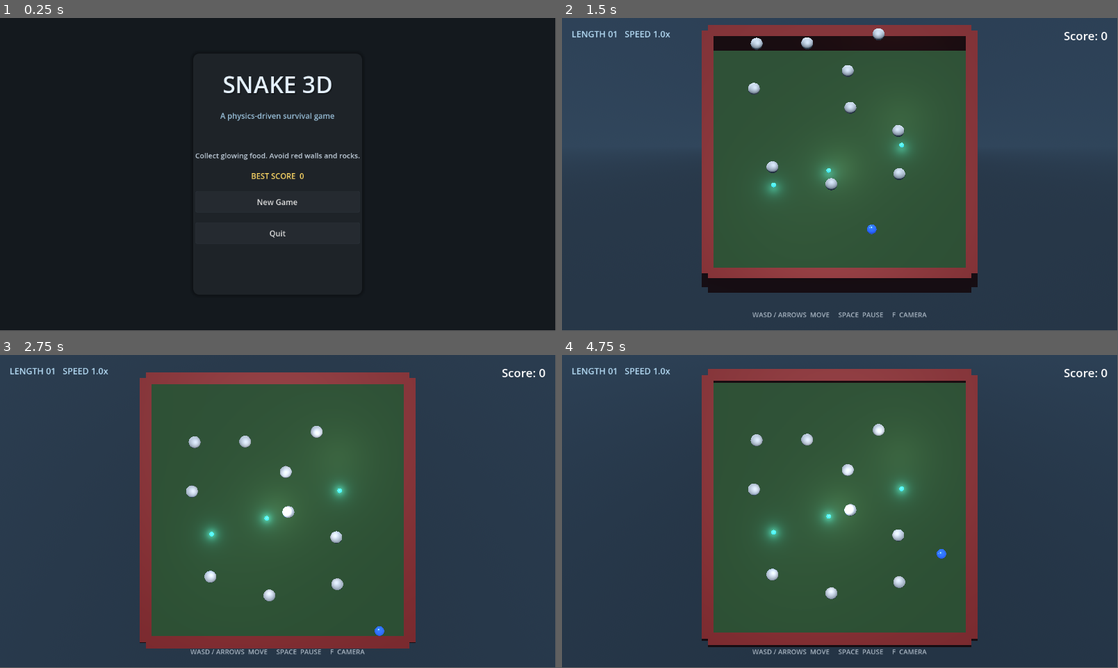
Above: before the commit, frames 1-4 (two rows, left to right).
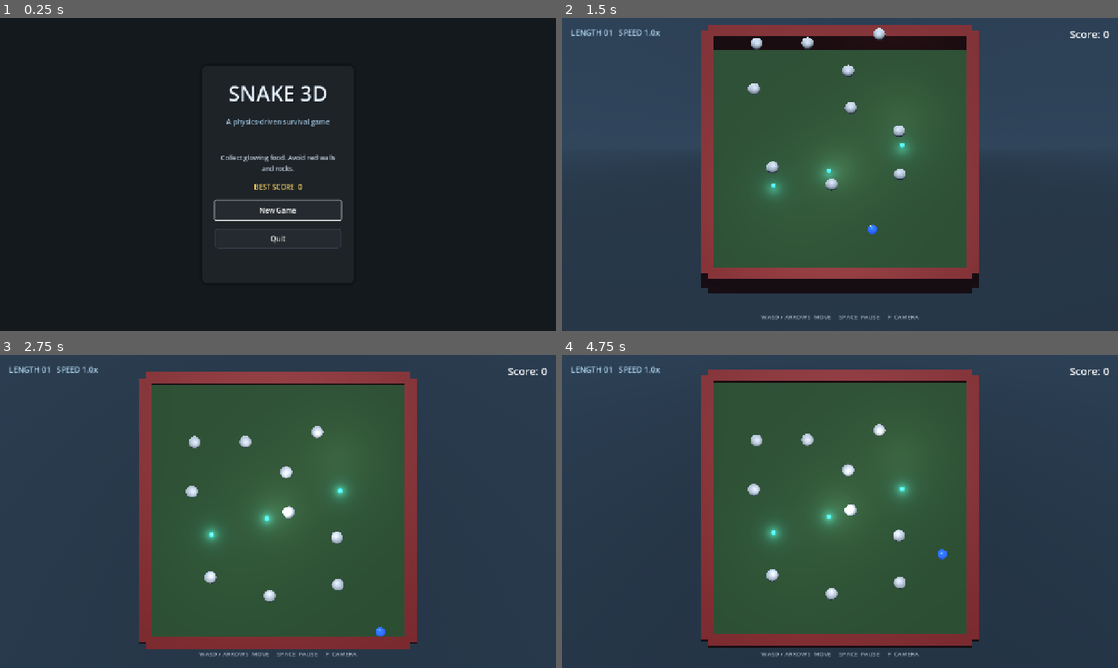
Above: after the commit, the same moments.

Repository: bluehexagons/snakeproject
Game: Godot game, scene res://scenes/main_menu.tscn
Same seed, same stepped clock (60 frames per second), same inputs: the game is played once before the commit and once after it.
Inputs:
- Up to frame 1 (0.25 s): no input
- Up to frame 2 (1.5 s): click "New Game" at 0.5 s; hold D (move_right) from 1.28 s (still down); hold F (toggle_camera_angle) from 1.28 s (still down)
- Up to frame 3 (2.75 s): release D (move_right) at 2.03 s; release F (toggle_camera_angle) at 2.03 s; hold S (move_down) from 2.03 s (still down); tap F (toggle_camera_angle) at 2.1 s
- Up to frame 4 (4.75 s): release S (move_down) at 2.75 s; click "Retry" at 2.75 s; hold D (move_right) 3.53-4.28 s; hold F (toggle_camera_angle) 3.53-4.28 s; hold W (move_up) from 4.28 s (still down); tap F (toggle_camera_angle) at 4.35 s
In our replay, the window is 799x449 before the commit and 800x450 after it. These sizes can differ from the game's own. Grey fills any space a smaller window leaves; there, only what the larger window draws over its background counts as a difference.

The runs differ from the first frame. In frame 1, 2.4% of the frame differs, in the area x 35-65%, y 18-74%; in frame 2, 1.6%; in frame 3, 1.9%; in frame 4, 1.9%.

Commit message:
Improve Windows support and modernize desktop verification

Diff:
--- a/project.godot
+++ b/project.godot
@@ -11,7 +11,7 @@
 [application]
 
 config/name="snake3d"
-config/version="0.3.0"
+config/version="0.4.0"
 run/main_scene="res://scenes/main_menu.tscn"
 config/features=PackedStringArray("4.7", "Mobile")
 config/icon="res://icon.svg"
@@ -21,6 +21,16 @@
 
 GameState="*res://scripts/game_state.gd"
 DebugTelemetry="*res://scripts/debug_telemetry.gd"
+
+[display]
+
+window/size/viewport_width=1280
+window/size/viewport_height=720
+window/size/window_width_override=1280
+window/size/window_height_override=720
+window/size/min_width=640
+window/size/min_height=480
+window/stretch/mode="canvas_items"
 
 [input]
 
--- a/scenes/main_menu.tscn
+++ b/scenes/main_menu.tscn
@@ -124,6 +124,7 @@
 theme_override_font_sizes/font_size = 15
 text = "Collect glowing food. Avoid red walls and rocks."
 horizontal_alignment = 1
+autowrap_mode = 2
 
 [node name="BestScoreLabel" type="Label" parent="Panel/VBoxContainer"]
 layout_mode = 2
--- a/scripts/game_manager.gd
+++ b/scripts/game_manager.gd
@@ -613,7 +613,13 @@
 		print("Emergency food spawn at fixed position")
 
 func _notification(what: int) -> void:
-	if what == NOTIFICATION_WM_CLOSE_REQUEST:
+	if what == NOTIFICATION_APPLICATION_FOCUS_OUT:
+		# Alt-Tab and minimizing must not leave a live snake in danger. Resume
+		# remains an explicit choice when the player returns to the window.
+		if is_node_ready() and not is_game_over and not is_paused and not is_gameplay_paused:
+			toggle_pause()
+			save_game_state()
+	elif what == NOTIFICATION_WM_CLOSE_REQUEST:
 		if is_quitting:
 			return
 		is_quitting = true
--- a/scripts/game_state.gd
+++ b/scripts/game_state.gd
@@ -1,7 +1,7 @@
 extends Node
 
-const SAVE_FILE = "user://save_game.dat"
-const BEST_SCORE_FILE = "user://best_score.dat"
+var save_file_path = "user://save_game.dat"
+var best_score_file_path = "user://best_score.dat"
 const SAVE_VERSION = 1
 const MAX_SAVED_SCORE = 2147483647
 const MAX_SAVED_POSITION = 1000.0
@@ -9,6 +9,18 @@
 const MAX_SAVED_FOOD = 100
 const MAX_SAVED_ROCKS = 1000
 
+# Verification explicitly redirects both files on every native platform. Release
+# builds always use user://, even if the environment contains a test override.
+func _init() -> void:
+	var test_directory = OS.get_environment("SNAKE3D_TEST_DATA_DIR")
+	if OS.is_debug_build() and not test_directory.is_empty():
+		save_file_path = test_directory.path_join("save_game.dat")
+		best_score_file_path = test_directory.path_join("best_score.dat")
+		if not test_directory.is_absolute_path() or not DirAccess.dir_exists_absolute(test_directory):
+			push_error("Test data directory must be an existing absolute path")
+			Engine.get_main_loop().quit(1)
+			return
+
 func is_supported_save_version(version: Variant) -> bool:
 	var version_type := typeof(version)
 	if version_type not in [TYPE_INT, TYPE_FLOAT]:
@@ -46,9 +58,13 @@
 
 	file.store_string(contents)
 	file.flush()
-	file.close()
-
-	var directory = DirAccess.open("user://")
+	var write_result = file.get_error()
+	file.close()
+	if write_result != OK:
+		push_error("Failed to write save file: ", write_result)
+		return false
+
+	var directory = DirAccess.open(path.get_base_dir())
 	if not directory:
 		push_error("Failed to open user directory: ", DirAccess.get_open_error())
 		return false
@@ -57,14 +73,8 @@
 	if rename_result == OK:
 		return true
 
-	# Some platforms do not replace an existing file during rename. The fully
-	# written temporary file is safe to promote after removing the old copy.
-	if FileAccess.file_exists(path):
-		var remove_result = directory.remove(path.get_file())
-		if remove_result != OK:
-			push_error("Failed to replace save file: ", remove_result)
-			return false
-		rename_result = directory.rename(temporary_path.get_file(), path.get_file())
+	# Preserve the previous save if Windows denies replacement (for example,
+	# while another process locks it). Never delete it to retry a failed rename.
 
 	if rename_result != OK:
 		push_error("Failed to commit save file: ", rename_result)
@@ -76,10 +86,10 @@
 func save_game_state(data: Dictionary) -> bool:
 	var save_data = data.duplicate(true)
 	save_data["version"] = SAVE_VERSION
-	return _write_text_atomically(SAVE_FILE, JSON.stringify(save_data))
+	return _write_text_atomically(save_file_path, JSON.stringify(save_data))
 
 func load_game_state() -> Dictionary:
-	var file = FileAccess.open(SAVE_FILE, FileAccess.READ)
+	var file = FileAccess.open(save_file_path, FileAccess.READ)
 	if not file:
 		if FileAccess.get_open_error() != ERR_FILE_NOT_FOUND:
 			push_error("Failed to open save file for reading: ", FileAccess.get_open_error())
@@ -175,7 +185,7 @@
 	return not data.has("is_grounded") or data.is_grounded is bool
 
 func has_saved_game() -> bool:
-	var file = FileAccess.open(SAVE_FILE, FileAccess.READ)
+	var file = FileAccess.open(save_file_path, FileAccess.READ)
 	if not file:
 		return false
 	var json_string = file.get_as_text()
@@ -192,7 +202,7 @@
 func delete_save_game() -> bool:
 	# Probe with a direct open instead of FileAccess.file_exists(), whose
 	# result can lag behind the Web virtual filesystem state.
-	var file = FileAccess.open(SAVE_FILE, FileAccess.READ)
+	var file = FileAccess.open(save_file_path, FileAccess.READ)
 	if not file:
 		if FileAccess.get_open_error() == ERR_FILE_NOT_FOUND:
 			return true
@@ -200,19 +210,19 @@
 		return false
 	file.close()
 
-	var dir = DirAccess.open("user://")
+	var dir = DirAccess.open(save_file_path.get_base_dir())
 	if not dir:
 		push_error("Failed to open user directory: ", DirAccess.get_open_error())
 		return false
 
-	var result = dir.remove(SAVE_FILE.get_file())
+	var result = dir.remove(save_file_path.get_file())
 	if result != OK:
 		push_error("Failed to delete save file: ", result)
 		return false
 	return true
 
 func get_best_score() -> int:
-	var file = FileAccess.open(BEST_SCORE_FILE, FileAccess.READ)
+	var file = FileAccess.open(best_score_file_path, FileAccess.READ)
 	if not file:
 		return 0
 
@@ -226,4 +236,4 @@
 	if score <= get_best_score():
 		return true
 
-	return _write_text_atomically(BEST_SCORE_FILE, str(score))
+	return _write_text_atomically(best_score_file_path, str(score))
--- a/scripts/gameplay_test.gd
+++ b/scripts/gameplay_test.gd
@@ -13,6 +13,10 @@
 	call_deferred("run")
 
 func run() -> void:
+	if GameState.save_file_path.begins_with("user://"):
+		push_error("Run tests using scripts/verify_project.py to isolate player saves")
+		get_tree().quit(1)
+		return
 	GameState.delete_save_game()
 	var main = MAIN.instantiate()
 	add_child(main)
@@ -64,7 +68,17 @@
 	for frame in 60:
 		await get_tree().physics_frame
 	check(player.linear_velocity.length() < 0.2, "Player did not stop after releasing input")
+	main.notification(NOTIFICATION_APPLICATION_FOCUS_OUT)
+	check(main.is_paused and GameState.has_saved_game(), "Focus loss did not pause and save the run")
+	check(main.ui.get_node("PauseMenu/VBoxContainer/ResumeButton").has_focus(), "Pause menu has no keyboard focus")
+	main.notification(NOTIFICATION_APPLICATION_FOCUS_OUT)
+	check(main.is_paused, "Repeated focus loss resumed gameplay")
+	main.notification(NOTIFICATION_APPLICATION_FOCUS_IN)
+	check(main.is_paused, "Returning to the window resumed gameplay without consent")
+	main.toggle_pause()
 	main.toggle_gameplay_pause()
+	main.notification(NOTIFICATION_APPLICATION_FOCUS_OUT)
+	check(main.is_gameplay_paused and not main.is_paused, "Focus loss changed an existing Space pause")
 	var paused_position = player.global_position
 	var paused_growth = player.segments[0].growth_timer
 	for frame in 30:
@@ -106,7 +120,7 @@
 			break
 	Input.action_release("move_right")
 	check(main.is_game_over and player.has_lost, "Wall collision failed to end the run")
-	check(not FileAccess.file_exists(GameState.SAVE_FILE), "Game over retained a resumable dead session")
+	check(not FileAccess.file_exists(GameState.save_file_path), "Game over retained a resumable dead session")
 	main.free()
 	Engine.time_scale = 1.0
 	print("Gameplay regression: max link %.3f, max tail step %.3f" % [max_link, max_step])
--- a/scripts/main_menu.gd
+++ b/scripts/main_menu.gd
@@ -17,6 +17,13 @@
 	# Web storage commits asynchronously. Refresh once after the scene enters
 	# the tree so a save made immediately before returning here is discoverable.
 	call_deferred("_refresh_continue_button")
+	call_deferred("_focus_default_button")
+
+func _focus_default_button() -> void:
+	if continue_button.visible:
+		continue_button.grab_focus()
+	else:
+		$Panel/VBoxContainer/NewGameButton.grab_focus()
 
 func _on_viewport_size_changed() -> void:
 	_fit_panel_to_viewport()
--- a/scripts/test_runner.gd
+++ b/scripts/test_runner.gd
@@ -27,6 +27,10 @@
 	call_deferred("run")
 
 func run() -> void:
+	if GameState.save_file_path.begins_with("user://"):
+		push_error("Run tests using scripts/verify_project.py to isolate player saves")
+		get_tree().quit(1)
+		return
 	var failed := false
 	if not GameState.is_supported_save_version(1) or not GameState.is_supported_save_version(1.0):
 		push_error("Save version validation rejected a supported numeric version")
--- a/scripts/ui.gd
+++ b/scripts/ui.gd
@@ -75,9 +75,12 @@
 
 func toggle_pause_menu(is_paused: bool) -> void:
 	pause_menu.visible = is_paused
+	if is_paused:
+		$PauseMenu/VBoxContainer/ResumeButton.grab_focus()
 
 func show_game_over(final_score: int, best_score: int, is_new_best: bool) -> void:
 	game_over_menu.visible = true
+	$GameOverMenu/VBoxContainer/RetryButton.grab_focus()
 	$GameOverMenu/VBoxContainer/ScoreLabel.text = "Final Score: %d" % final_score
 	$GameOverMenu/VBoxContainer/SummaryLabel.text = "NEW BEST SCORE!" if is_new_best else "Best Score: %d" % best_score
 
Not shown, changed: export_presets.cfg
Not shown, added: scripts/verify_project.ps1
Not shown, changed: scripts/verify_project.sh
